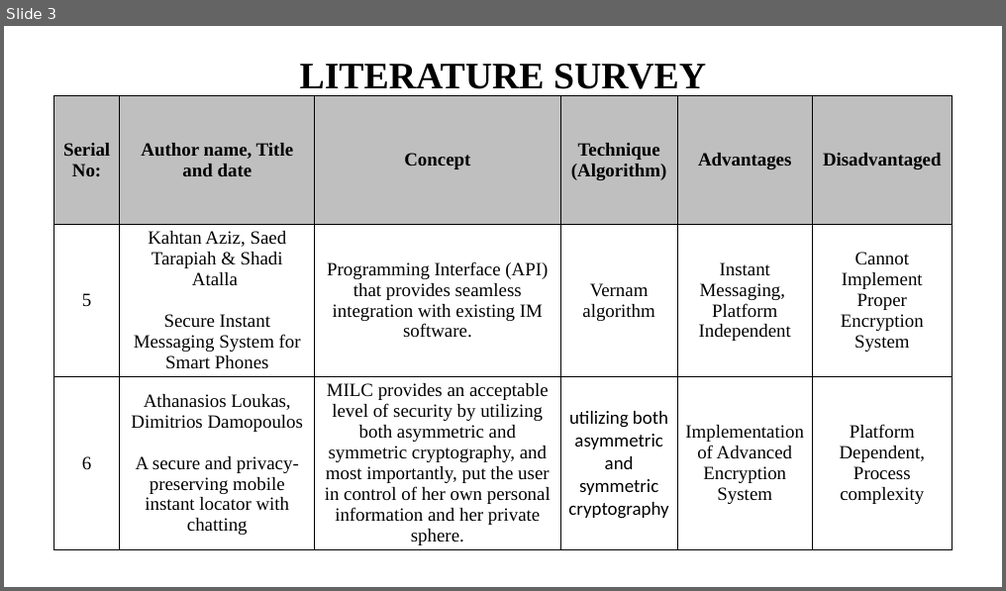
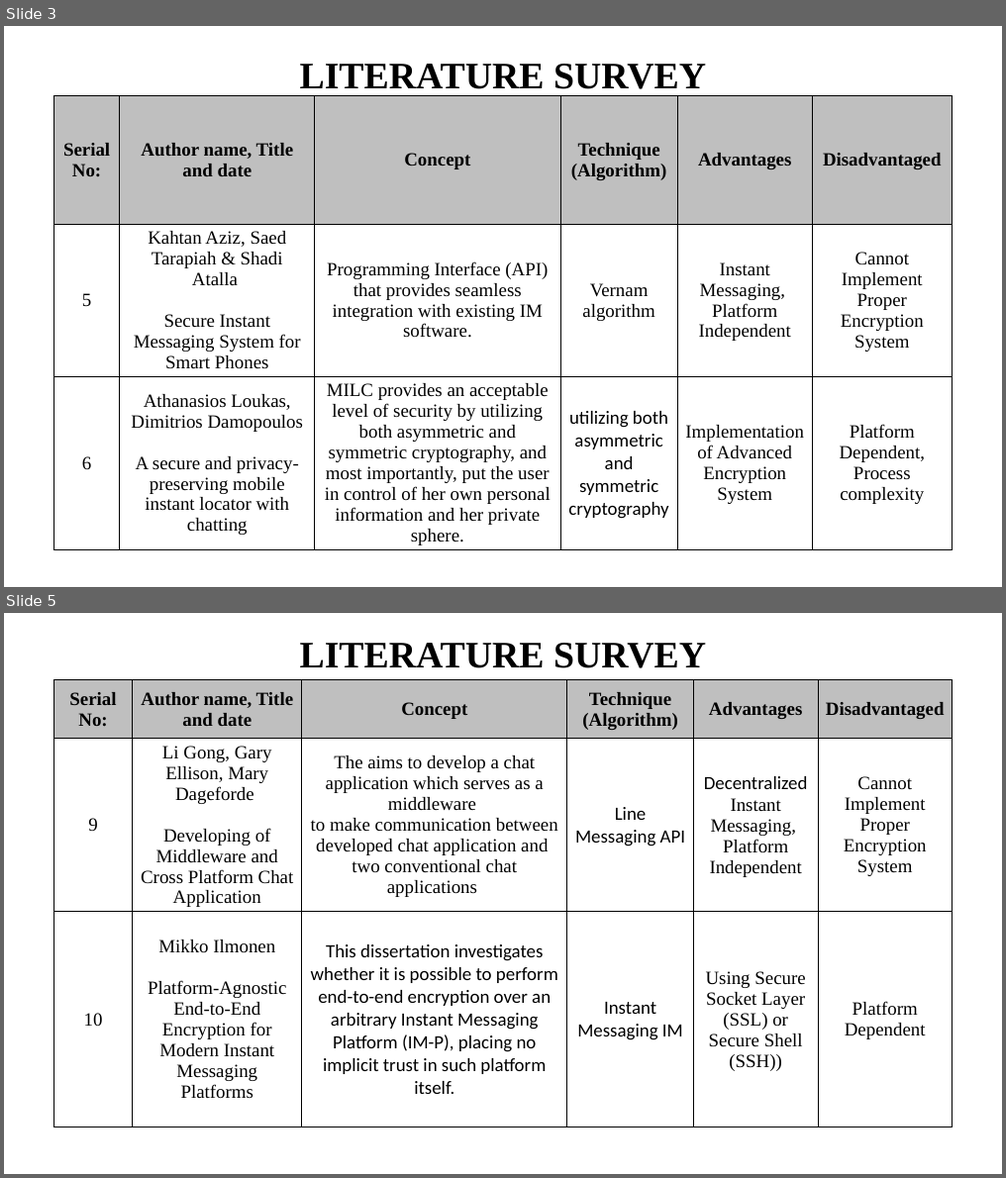
Before and after one commit to i-am-smf/Secure-Chat-using-Blockchain, a slide deck: DOCS/Literature_Survey.pptx. Shown one above the other, each under a label of ours: slide 3 before the commit, slides 3 and 5 after it; the slides between them are not shown. The pictures are 1006x591 and 1006x1178 pixels, drawn with LibreOffice and Linux fonts; fonts in the diff are those of the drawing. Boxes give left, top, right and bottom in pixels: in the first picture for what was removed or moved away, otherwise in the second. Text is boxed around its words. In the diff, an @@ line names an element or a change of style, - is before the commit and + after.

```diff
--- a/DOCS/Literature_Survey.pptx
+++ b/DOCS/Literature_Survey.pptx
@@ slide 5 added at [4,613,1002,1174], background #FFFFFF @@
@@ title added at [300,643,706,668], 36 pt, text #000000, bold @@
+LITERATURE SURVEY
@@ table added at [54,679,952,1142], 3 rows, 6 columns @@
+Serial No: | Author name, Title and date | Concept | Technique (Algorithm) | Advantages | Disadvantaged
+9 | Li Gong, Gary Ellison, Mary Dageforde / Developing of Middleware and Cross Platform Chat Application | The aims to develop a chat application which serves as a middleware / to make communication between developed chat application and / two conventional chat applications | Line Messaging API | Decentralized / Instant Messaging, / Platform Independent | Cannot Implement Proper Encryption System
+10 | Mikko Ilmonen / Platform-Agnostic End-to-End Encryption for / Modern Instant Messaging Platforms | This dissertation investigates whether it is possible to perform end-to-end encryption over an arbitrary Instant Messaging Platform (IM-P), placing no implicit trust in such platform itself. | Instant Messaging IM | Using Secure Socket Layer / (SSL) or Secure Shell (SSH)) | Platform Dependent
```
Also in this commit, not shown: 3 slides changed, 2 other files.
